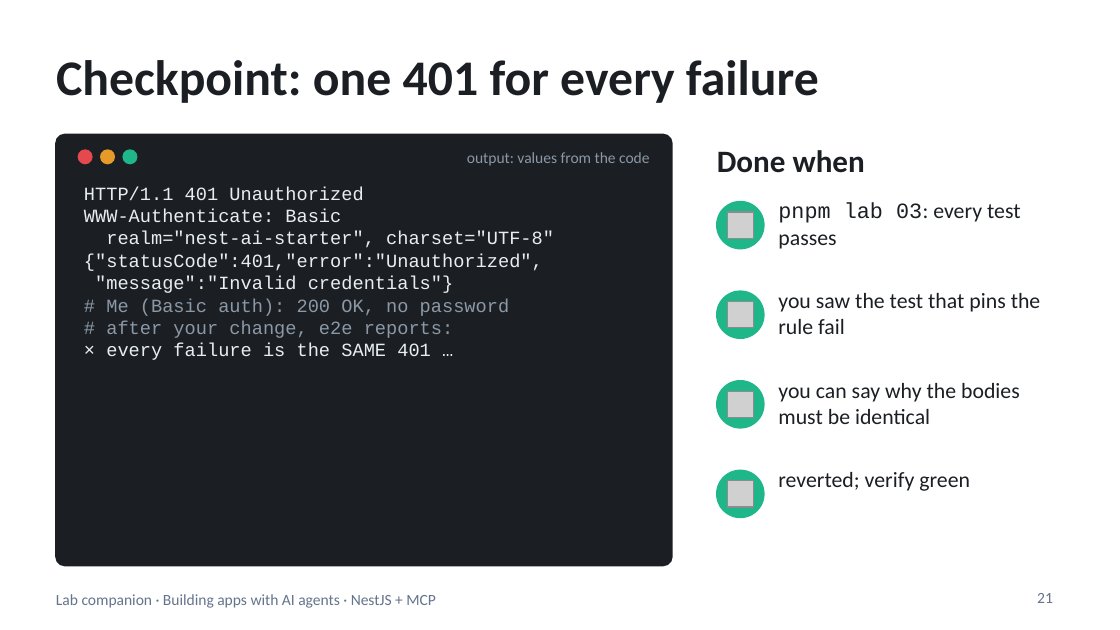
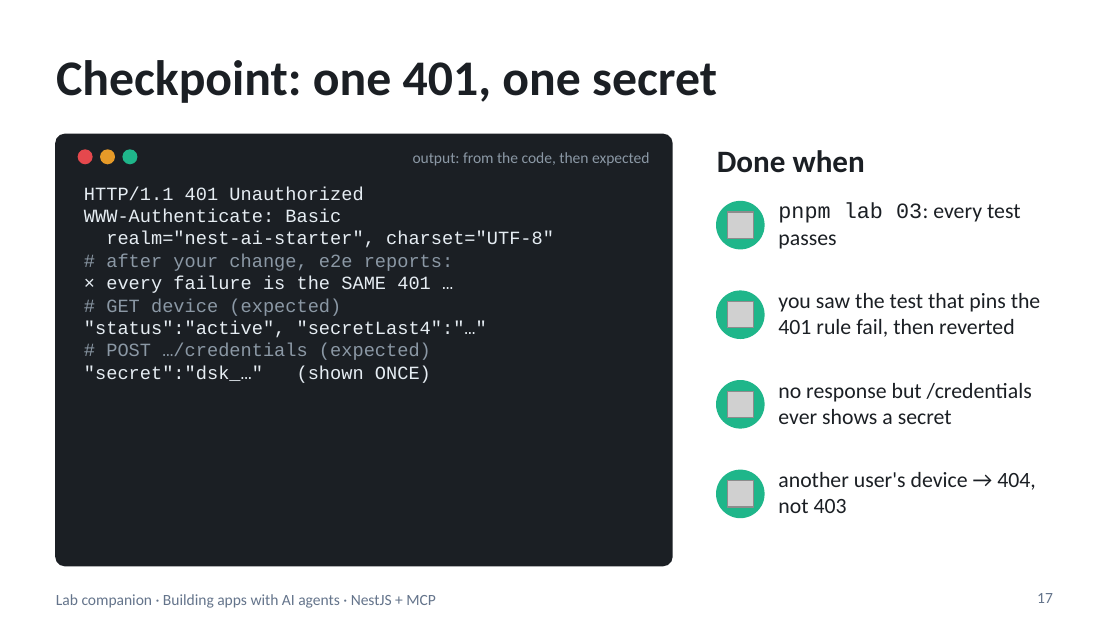
Before and after one commit to blazaga/ai-training-modules, a slide deck: slide 17 of docs/ai-agent-training/slides/lab-companion.pptx (slide 21 before the commit). Drawn at 1120x630 pixels with LibreOffice and Linux fonts; fonts in the diff are those of the drawing; grey boxes stand for pictures. Boxes give left, top, right and bottom in pixels: in the first picture for what was removed or moved away, otherwise in the second. Text is boxed around its words. In the diff, an @@ line names an element or a change of style, - is before the commit and + after.

```diff
--- a/docs/ai-agent-training/slides/lab-companion.pptx
+++ b/docs/ai-agent-training/slides/lab-companion.pptx
@@ title at [56,60,717,103]: text changed @@
-Checkpoint: one 401 for every failure
+Checkpoint: one 401, one secret
@@ text at [413,152,650,166]: text changed @@
-output: values from the code
+output: from the code, then expected
@@ text at [84,254,543,316]: paragraphs removed @@
-{"statusCode":401,"error":"Unauthorized",
-"message":"Invalid credentials"}
-# Me (Basic auth): 200 OK, no password
@@ text at [84,299,487,383]: paragraphs added @@
+# GET device (expected)
+"status":"active", "secretLast4":"…"
+# POST …/credentials (expected)
+"secret":"dsk_…" (shown ONCE)
@@ text at [778,293,1041,337]: text changed @@
-you saw the test that pins the rule fail
+you saw the test that pins the 401 rule fail, then reverted
@@ text at [778,383,1032,424]: text changed @@
-you can say why the bodies must be identical
+no response but /credentials ever shows a secret
@@ text at [778,472,1036,513]: text changed @@
-reverted; verify green
+another user's device → 404, not 403
@@ page number at [1037,593,1053,603]: text changed @@
-21
+17
```
Also in this commit, not shown: 28 other slides changed, 16 slides removed, 18 other files.
